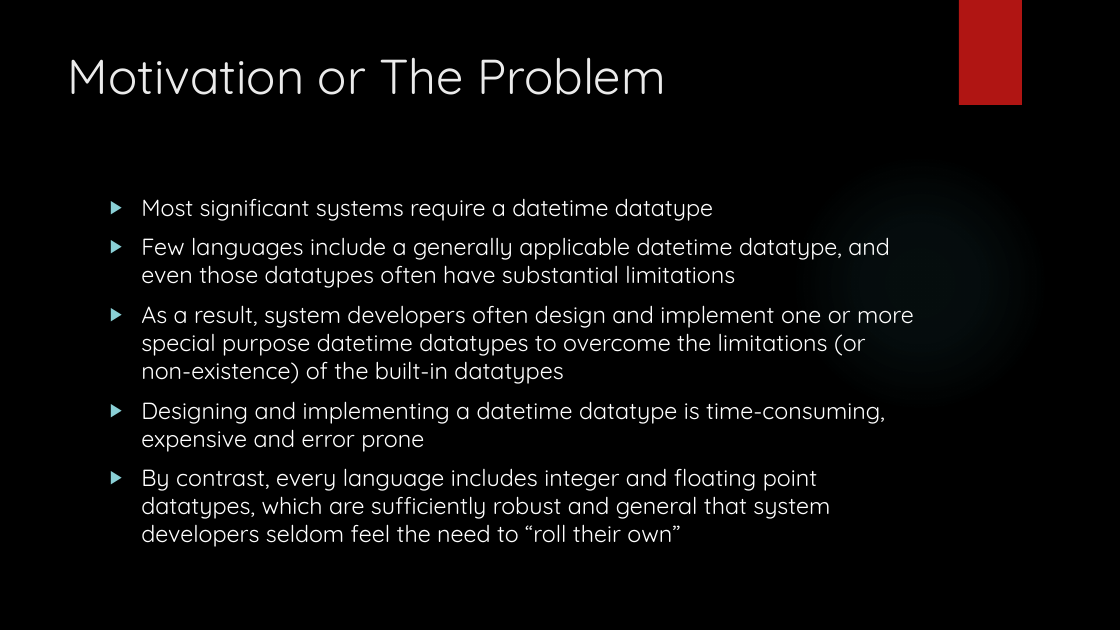
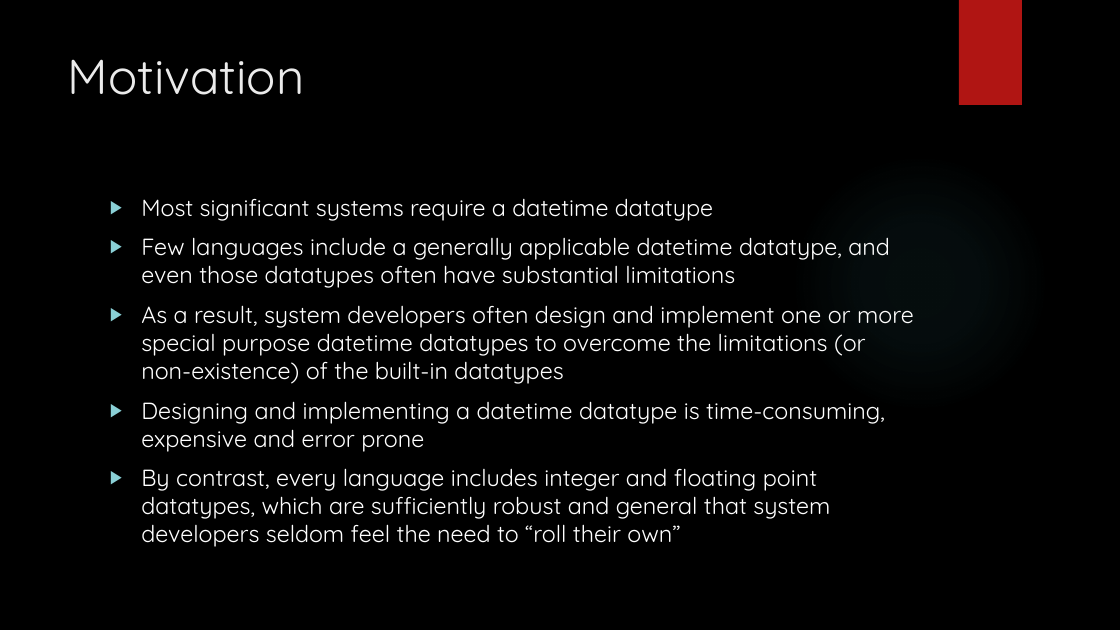
Before and after one commit to JayDweck/Ultimate-Datetime, a slide deck: slide 2 of Documents/JuliaCon 2019 Presentation.pptx. Drawn at 1120x630 pixels with LibreOffice and Linux fonts; fonts in the diff are those of the drawing; background and template pictures are left out. Boxes give left, top, right and bottom in pixels: in the first picture for what was removed or moved away, otherwise in the second. Text is boxed around its words. In the diff, an @@ line names an element or a change of style, - is before the commit and + after.

```diff
--- a/Documents/JuliaCon 2019 Presentation.pptx
+++ b/Documents/JuliaCon 2019 Presentation.pptx
@@ title at bbox=[68, 59, 305, 95]: text changed @@
-Motivation or The Problem
+Motivation
```
Also in this commit, not shown: 4 other slides changed, 1 slide added, 1 other file.
